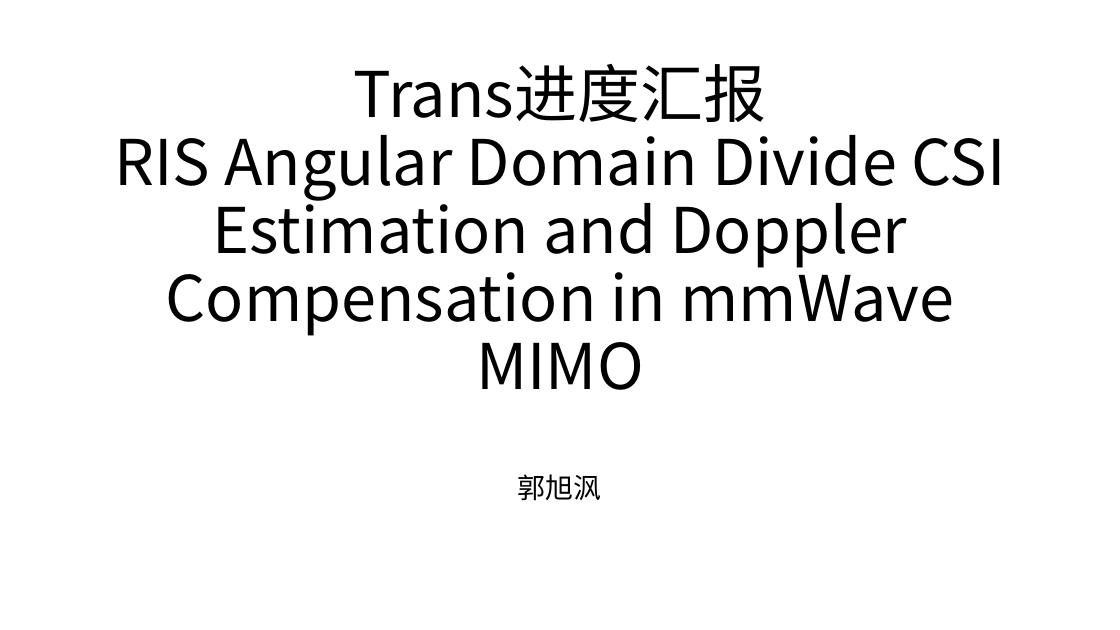
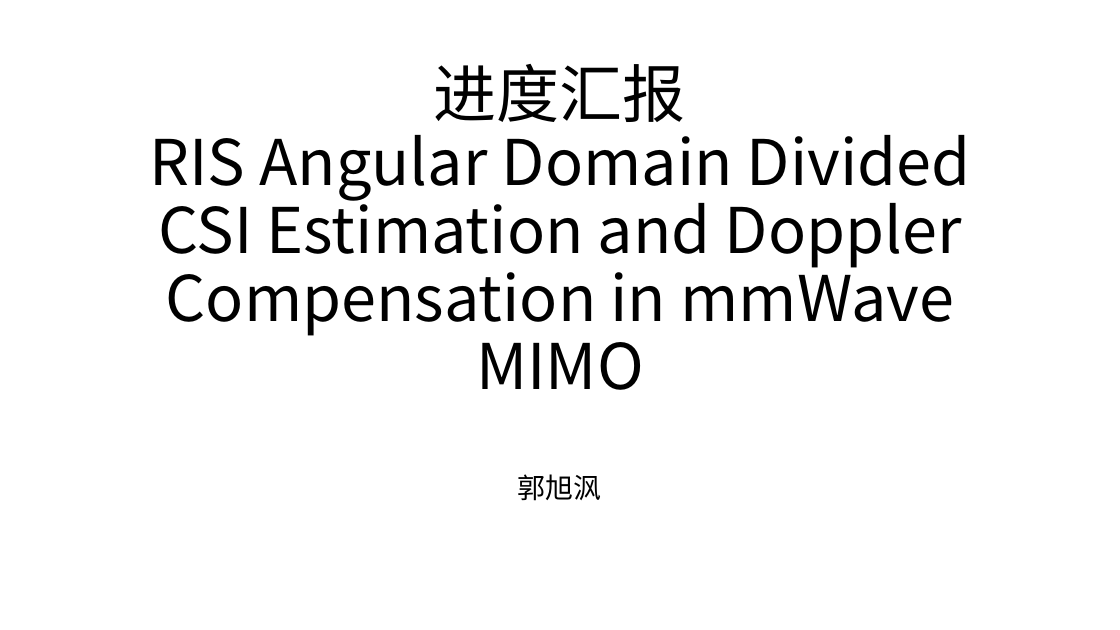
Before and after one commit to Brook1711/RIS-Angular-Domain, a slide deck: slide 1 of doc/RIS-angular-domain组会汇报.pptx. Drawn at 1120x630 pixels with LibreOffice and Linux fonts; fonts in the diff are those of the drawing. Boxes give left, top, right and bottom in pixels: in the first picture for what was removed or moved away, otherwise in the second. Text is boxed around its words. In the diff, an @@ line names an element or a change of style, - is before the commit and + after.

```diff
--- a/doc/RIS-angular-domain组会汇报.pptx
+++ b/doc/RIS-angular-domain组会汇报.pptx
@@ title at box(149, 64, 971, 390): text changed @@
-Trans进度汇报
-RIS Angular Domain Divide CSI Estimation and Doppler Compensation in mmWave MIMO
+进度汇报
+RIS Angular Domain Divided CSI Estimation and Doppler Compensation in mmWave MIMO
```
Also in this commit, not shown: 2 other slides changed, 3 other files.
